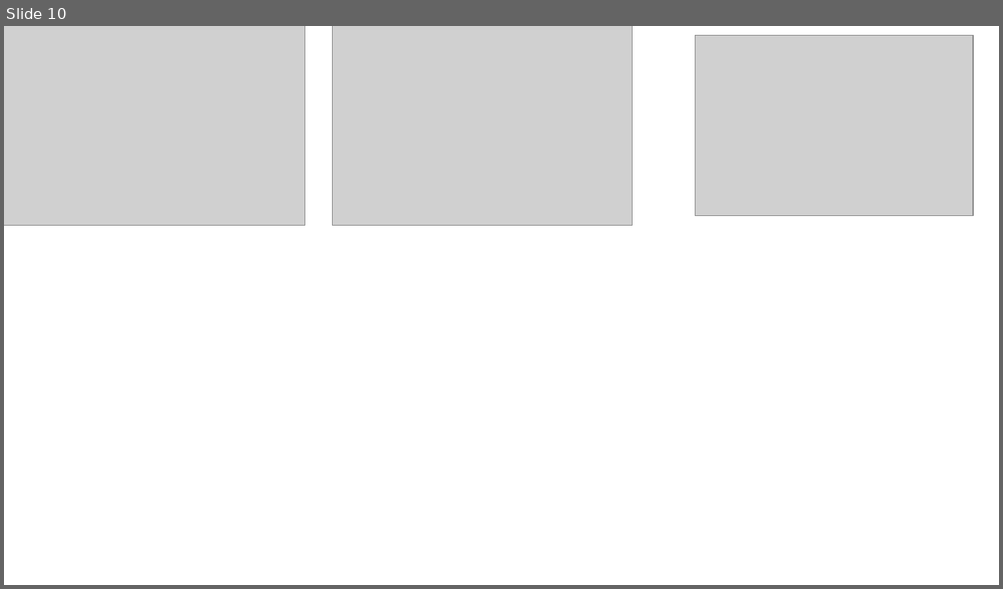
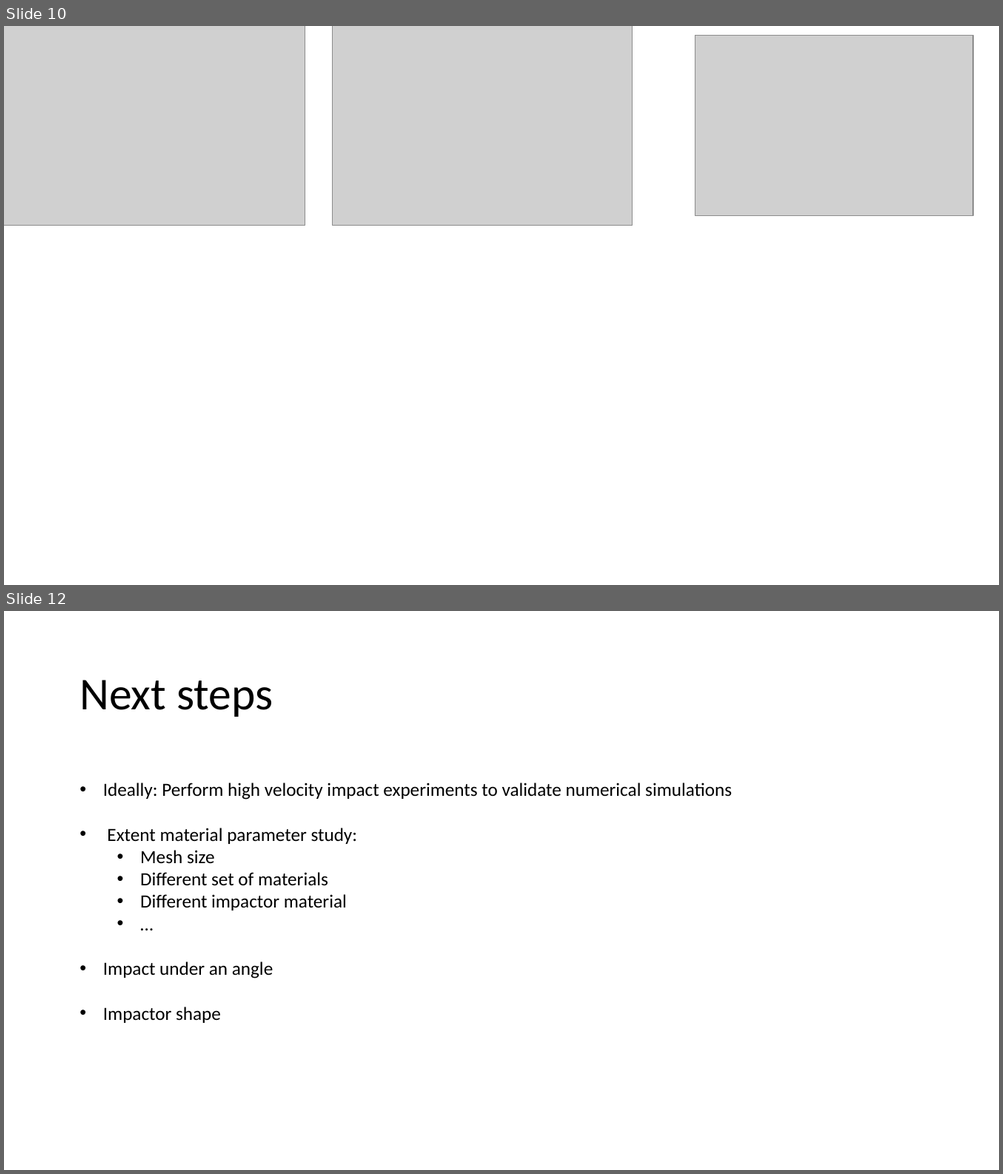
Before and after one commit to amoudes/HVI, a slide deck: Results_Presentation.pptx. Shown one above the other, each under a label of ours: slide 10 before the commit, slides 10 and 12 after it; the slides between them are not shown. The pictures are 1003x589 and 1003x1174 pixels, drawn with LibreOffice and Linux fonts; fonts in the diff are those of the drawing; grey boxes stand for pictures. Boxes give left, top, right and bottom in pixels: in the first picture for what was removed or moved away, otherwise in the second. Text is boxed around its words. In the diff, an @@ line names an element or a change of style, - is before the commit and + after.

```diff
--- a/Results_Presentation.pptx
+++ b/Results_Presentation.pptx
@@ slide 12 added at (4, 611, 999, 1170), background #FFFFFF @@
@@ title added at (79, 680, 273, 717), 44 pt, text #000000 @@
+Next steps
@@ text added at (103, 783, 731, 1023), 18 pt, text #000000 @@
+• Ideally: Perform high velocity impact experiments to validate numerical simulations
+• Extent material parameter study:
+  • Mesh size
+  • Different set of materials
+  • Different impactor material
+  • …
+• Impact under an angle
+• Impactor shape
```
Also in this commit, not shown: 1 slide changed, 1 other slide added, 1 slide removed, 3 other files.
